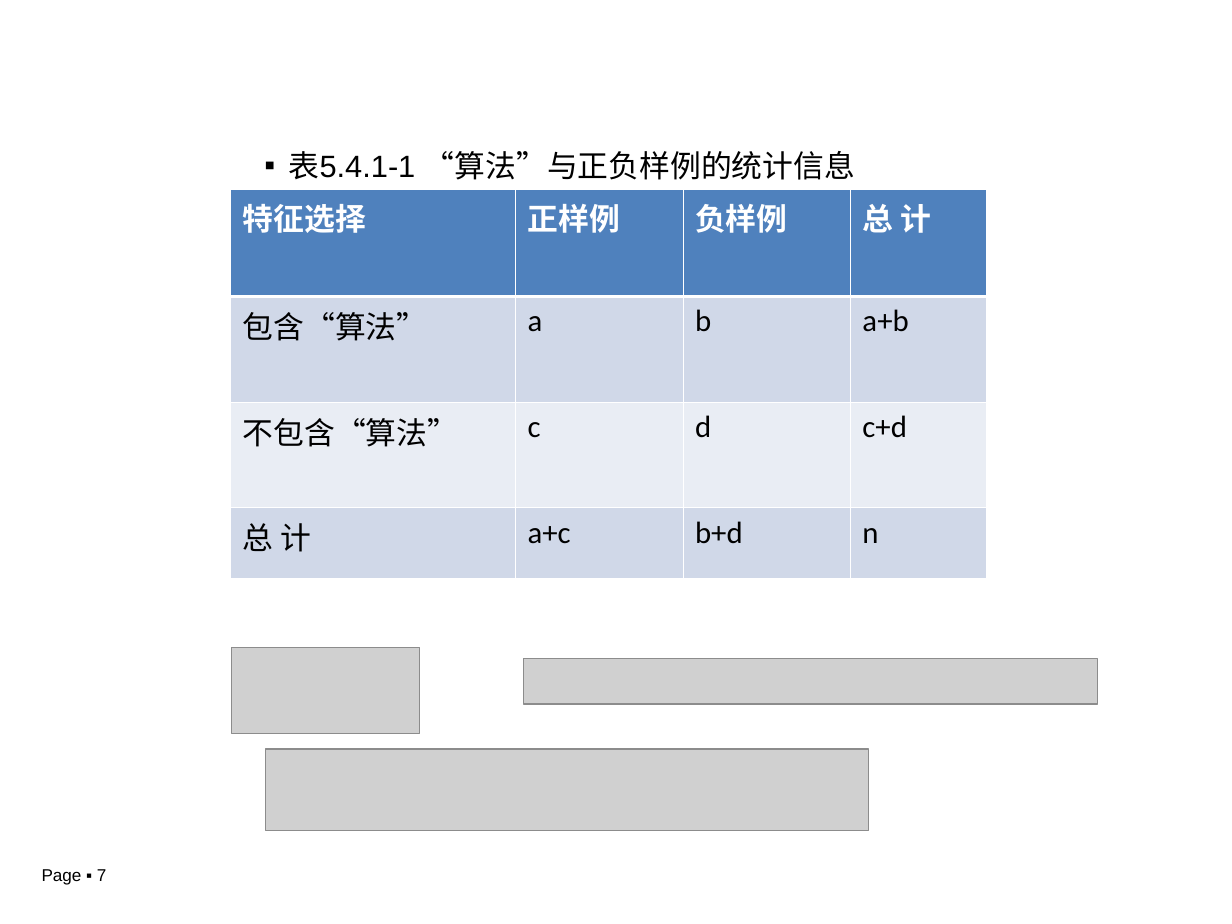
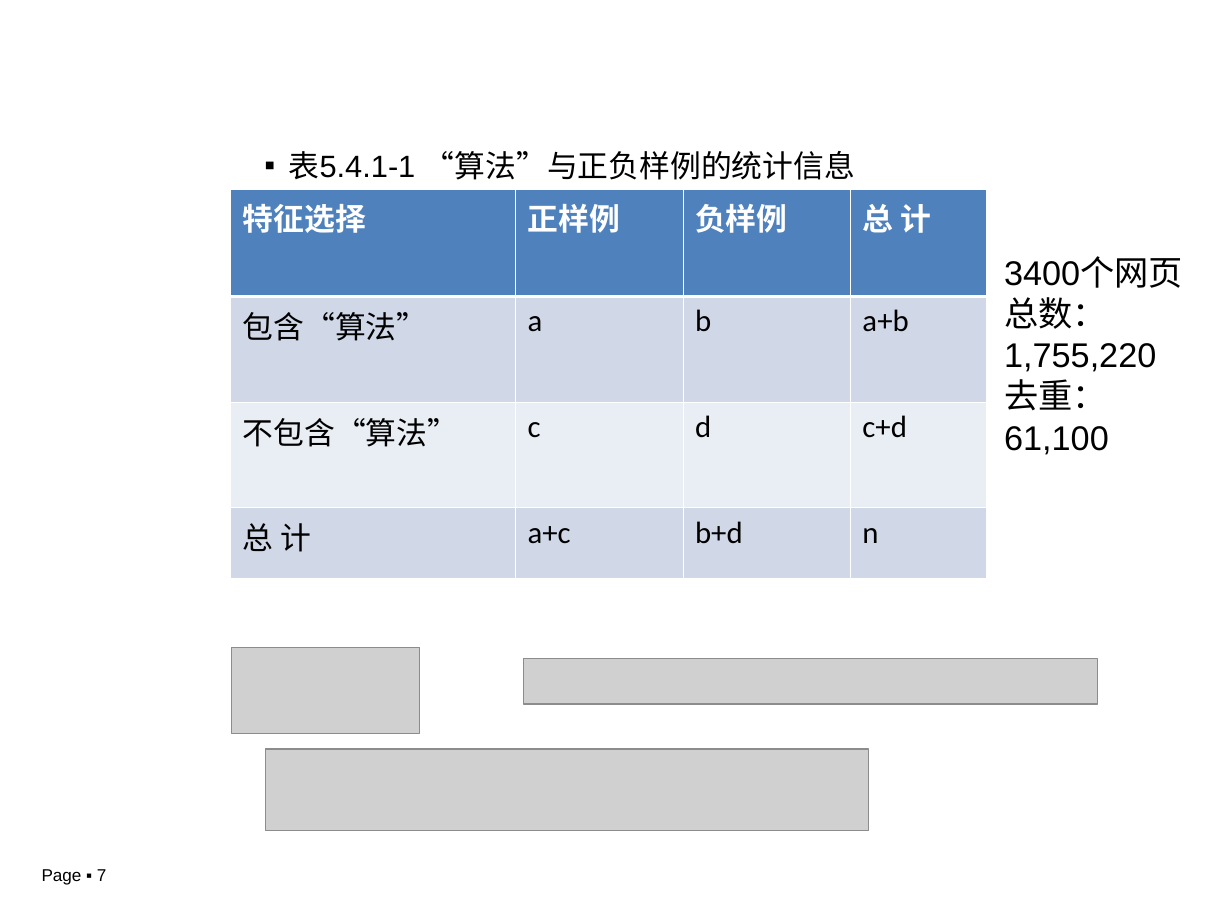
Before and after one commit to chuchu9293/GraduationProject, a slide deck: slide 7 of GraduationProjectDocs/毕设答辩 .ppt. Drawn at 1232x924 pixels with LibreOffice and Linux fonts; fonts in the diff are those of the drawing; grey boxes stand for pictures; background and template pictures are left out. Boxes give left, top, right and bottom in pixels: in the first picture for what was removed or moved away, otherwise in the second. Text is boxed around its words. In the diff, an @@ line names an element or a change of style, - is before the commit and + after.

```diff
--- a/GraduationProjectDocs/毕设答辩 .ppt
+++ b/GraduationProjectDocs/毕设答辩 .ppt
@@ text added at [1004, 258, 1183, 455], 20 pt, text #000000 @@
+3400个网页
+总数：1,755,220
+去重：
+61,100
```
Also in this commit, not shown: 1 other slide changed, 3 other files.
